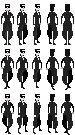
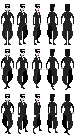
The second w=75, h=135 image is a revision of the first. Changes to its layers:
painted on "trinity" over [2, 72, 41, 130]
